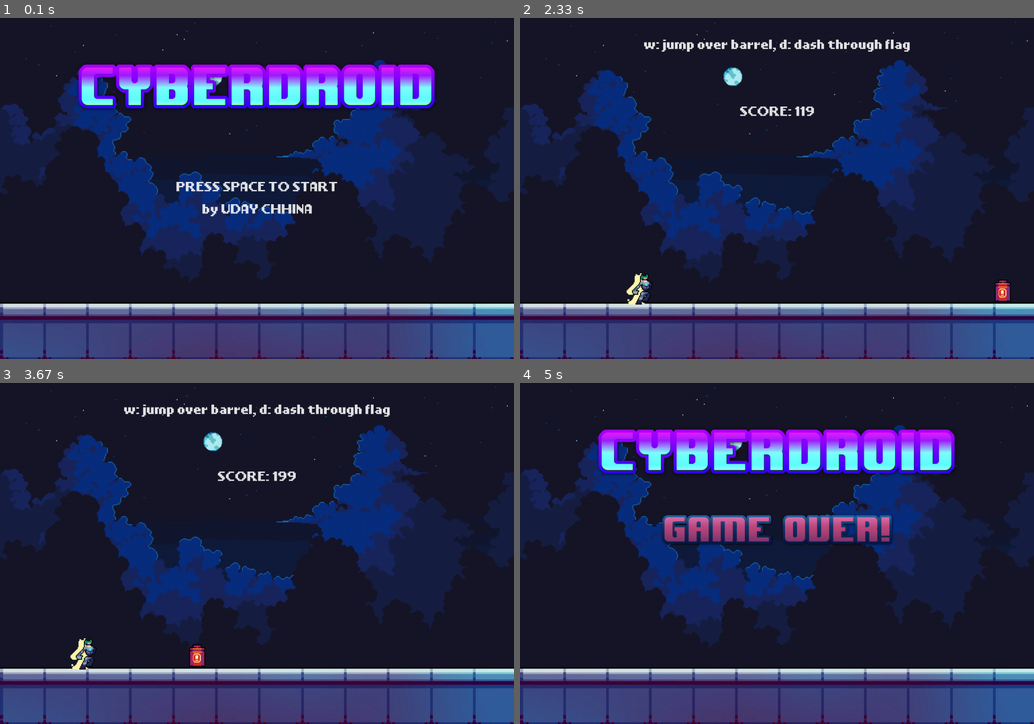
Above: before the commit, frames 1-4 (two rows, left to right).
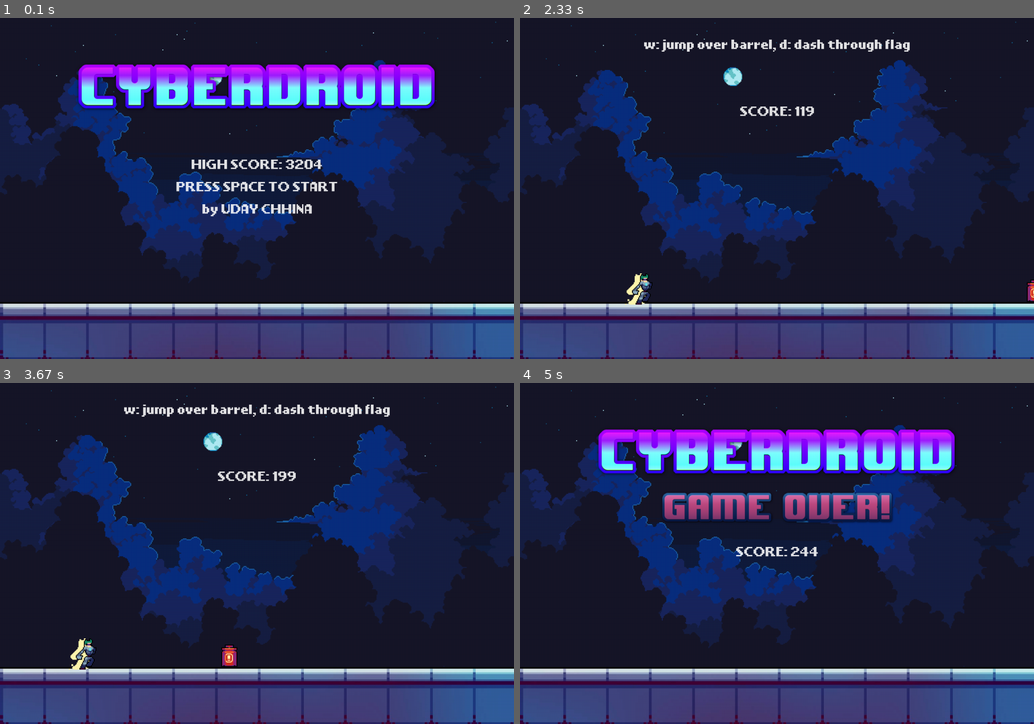
Above: after the commit, the same moments.

Repository: udaychhina/pygame_project
Game: pygame game, started from cyberpunk.py
The game is run twice, just before and just after one commit, with the same random seed, the same clock (stepped at 60 frames per second) and the same inputs.
Inputs:
- Up to frame 1 (0.1 s): no input
- Up to frame 2 (2.33 s): tap Space at 0.33, 0.73, 1.03, 1.23, 1.53, 1.9, 2.2 s; hold W 0.67-1.13 s; hold D 1.17-1.8 s; hold D 1.83-2.3 s
- Up to frame 3 (3.67 s): hold W 2.33-2.63 s; tap Space at 2.4, 2.73, 3.03, 3.23, 3.63 s; hold D 2.67-3.13 s; hold W 3.17-3.53 s; hold D from 3.57 s (still down)
- Up to frame 4 (5 s): tap Space at 3.93 s; release D at 4.2 s

The runs differ from the first frame. In frame 1, 0.4% of the frame differs, in the area x 37-63%, y 41-45%; in frame 2, 0.3%; in frame 3, 0.4%; in frame 4, 6.1%, in the area x 27-73%, y 32-51%.

Commit message:
added basic flask integration, and score keeping system

Diff:
--- /dev/null
+++ b/app.py
@@ -0,0 +1,16 @@
+import flask
+from components import score
+
+app = flask.Flask(__name__)
+
+
+@app.route("/")
+def index():
+    score_data = score.Score()
+    score_data.load_score()
+
+    return flask.render_template("index.html", score_data=score_data)
+
+
+if __name__ == "__main__":
+    app.run(debug=True)
--- /dev/null
+++ b/components/money.py
@@ -0,0 +1,20 @@
+import pygame
+from random import randint
+from .util import GROUND, SCREEN_SIZE
+
+
+class Money(pygame.sprite.Sprite):
+    def __init__(self):
+        super().__init__()
+        money = pygame.image.load(
+            'graphics/obstacles/money.png').convert_alpha()
+        money = pygame.transform.scale(
+            money, (money.get_width()*1.3, money.get_height()*1.6))
+        self.image = money
+        self.rect = self.image.get_rect(
+            midbottom=(randint(SCREEN_SIZE[0]+100, SCREEN_SIZE[0] + 350), GROUND - 50))
+
+    def update(self):
+        self.rect.x -= 7
+        if self.rect.right < 0:
+            self.kill()
--- /dev/null
+++ b/components/score.json
@@ -0,0 +1 @@
+{"latest": 3204, "highest": 3204, "scores": {"2022-12-04 15:00:55": 1481, "2022-12-04 15:01:58": 311, "2022-12-04 15:02:41": 216, "2022-12-04 15:03:45": 2764, "2022-12-04 15:12:59": 3204}}
--- /dev/null
+++ b/components/score.py
@@ -0,0 +1,31 @@
+import json
+import datetime
+
+
+class Score:
+    def __init__(self):
+        self.scores = {}
+        self.load_score()
+        self.highest = self.scores["highest"]
+
+
+    def save_score(self):
+        with open('components/score.json', 'w') as f:
+            json.dump(self.scores, f)
+
+    def load_score(self):
+        with open('components/score.json', 'r') as f:
+            self.scores = json.load(f)
+
+    def update(self, points):
+        self.scores["latest"] = points
+        self.scores["scores"].update({datetime.datetime.now().strftime("%Y-%m-%d %H:%M:%S"): points})
+        if self.scores["latest"] > self.scores["highest"]:
+            self.scores["highest"] = self.scores["latest"]
+        self.save_score()
+
+    def __str__(self):
+        return f'{self.scores["latest"]}'
+
+    def __add__(self, point):
+        return self.update(point)
--- a/components/text.py
+++ /dev/null
@@ -1,20 +0,0 @@
-import pygame
-
-pygame.font.init()
-
-
-def render_text(text, size, color=(0, 0, 0)):
-    """Returns a surface with rendered text"""
-    font = pygame.font.Font("graphics/font/LLPIXEL3.ttf", size)
-    return font.render(text, True, color)
-
-
-def center_text(text_surface, surface):
-    """Centers text_surface in surface"""
-    text_rect = text_surface.get_rect()
-    text_size = text_rect.width, text_rect.height
-
-    surface_rect = surface.get_rect()
-    pos_x = (surface_rect.width - text_size[0]) / 2
-    pos_y = (surface_rect.height - text_size[1]) / 2
-    surface.blit(text_surface, (pos_x, pos_y))
--- a/components/text_box.py
+++ /dev/null
@@ -1,40 +0,0 @@
-import pygame
-from .text import render_text, center_text
-
-pygame.font.init()
-
-
-class TextBox(pygame.sprite.Sprite):
-    """
-    Text box class:
-    - size is a tuple (dimensions of the box)
-    - text_size is the size of the text (default = 24)
-    - color is the color of the text (default = black)
-    - bgcolor is the background color of the box (default = white)
-    """
-
-    def __init__(
-        self, size, text="", text_size=24, color=(0, 0, 0), bgcolor=(255, 255, 255)
-    ):
-        super().__init__()
-        self.text = text
-        self.text_size = text_size
-        self.color = color
-        self.bgcolor = bgcolor
-        self.image = pygame.Surface(size)
-        self.draw()
-        self.rect = self.image.get_rect()
-
-    def draw(self):
-        """Renders and centers the text"""
-        self.image.fill(self.bgcolor)
-        text_surface = render_text(self.text, self.text_size, self.color)
-        center_text(text_surface, self.image)
-
-    @property
-    def text(self):
-        return self._text
-
-    @text.setter
-    def text(self, value):
-        self._text = str(value)
--- a/screens/base_screen.py
+++ b/screens/base_screen.py
@@ -1,4 +1,5 @@
 import pygame
+from components.score import Score
 
 
 class BaseScreen:
@@ -9,6 +10,7 @@
         self.window = window
         # By default, there is no next screen (= game quits)
         self.next_screen = False
+        self.score = Score()
 
     def run(self):
         """
--- a/screens/game.py
+++ b/screens/game.py
@@ -5,7 +5,7 @@
 from components.player import Player
 from components.barrel import Barrel
 from components.flag import Flag
-from components.text_box import TextBox
+from components.money import Money
 
 from components.util import obstacle_timer
 
@@ -23,10 +23,9 @@
 
         # Objects sprite group
         self.objects = pygame.sprite.Group()
-
         self.start_time = pygame.time.get_ticks()
 
-        self.score = 0
+        self.points = 0
 
     def draw(self):
         # Draw background
@@ -48,7 +47,7 @@
         self.controls.get_rect(center=(SCREEN_SIZE[0]/2, 50))
 
         self.score_text = self.font.render(
-            f"SCORE: {self.score}", True, (255, 255, 255))
+            f"SCORE: {self.points}", True, (255, 255, 255))
         self.score_text.get_rect(center=(self.window.get_width() / 2, 200))
 
         self.window.blit(self.controls, (SCREEN_SIZE[0]/2 - self.controls.get_width()/2, 50))
@@ -62,19 +61,24 @@
         self.character.update()
         self.objects.update()
 
-        self.score += 1
+        self.points += 1
 
         if pygame.sprite.spritecollide(self.character.sprite, self.objects, False):
             if self.character.sprite.dash_state == True and self.objects.sprites()[0].__class__.__name__ == "Flag":
                 destroy = self.objects.sprites()
                 destroy[0].kill()
-                print(destroy[0].__class__.__name__)
             elif self.character.sprite.dash_state == True and self.objects.sprites()[0].__class__.__name__ == "Barrel":
                 self.character.sprite.kill()
                 self.running = False
                 self.next_screen = "game_over"
+            elif self.objects.sprites()[0].__class__.__name__ == "Money":
+                self.points += 100
+                destroy = self.objects.sprites()
+                destroy[0].kill()
             else:
                 self.character.sprite.kill()
+                self.score.update(self.points)
+                self.score.save_score()
                 self.running = False
                 self.next_screen = "game_over"
 
@@ -89,4 +93,5 @@
 
         if event.type == obstacle_timer:
             self.objects.add(random.choice(
-                [Barrel(), Barrel(), Barrel(), Flag()]))
+                [Barrel(), Barrel(), Barrel(), Flag(),
+                Barrel(), Barrel(), Barrel(), Flag(), Money()]))
--- a/screens/game_over.py
+++ b/screens/game_over.py
@@ -1,7 +1,8 @@
 import pygame
 from .base_screen import BaseScreen
-from components.text_box import TextBox
 from components.util import SCREEN_SIZE
+
+pygame.font.init()
 
 
 class GameOverScreen(BaseScreen):
@@ -15,10 +16,15 @@
         self.logo = pygame.image.load("graphics/logo.png").convert_alpha()
         self.game_over = pygame.image.load("graphics/gameover.png").convert_alpha()
 
+        self.font = pygame.font.Font("graphics/font/LLPIXEL3.ttf", 30)
+        self.score_text = self.font.render("SCORE: " + str(self.score), True, (255, 255, 255))
+        self.score_text.get_rect(center=(SCREEN_SIZE[0]/2, SCREEN_SIZE[1]/2 + 200))
+
     def draw(self):
         self.window.blit(self.sky, (0, 0))
         self.window.blit(self.logo, (SCREEN_SIZE[0]/2 - self.logo.get_width()/2, 100))
-        self.window.blit(self.game_over, (SCREEN_SIZE[0]/2 - self.game_over.get_width()/2, 300))
+        self.window.blit(self.game_over, (SCREEN_SIZE[0]/2 - self.game_over.get_width()/2, 250))
+        self.window.blit(self.score_text, (SCREEN_SIZE[0]/2 - self.score_text.get_width()/2, SCREEN_SIZE[1]/2 - self.score_text.get_height()/2))
         self.window.blit(self.ground, (0, self.sky.get_height()))
 
     def update(self):
--- a/screens/welcome.py
+++ b/screens/welcome.py
@@ -1,6 +1,5 @@
 import pygame
 from .base_screen import BaseScreen
-from components.text_box import TextBox
 from components.util import SCREEN_SIZE
 
 pygame.font.init()
@@ -12,8 +11,10 @@
         self.font = pygame.font.Font("graphics/font/LLPIXEL3.ttf", 30)
         self.start_info = self.font.render("PRESS SPACE TO START", True, (255, 255, 255))
         self.credit_info = self.font.render("by UDAY CHHINA", True, (255, 255, 255))
+        self.high_score = self.font.render("HIGH SCORE: " + str(self.score.scores["highest"]), True, (255, 255, 255))
         self.start_info.get_rect(center=(SCREEN_SIZE[0]/2, SCREEN_SIZE[1]/2 + 200))
         self.credit_info.get_rect(center=(SCREEN_SIZE[0]/2, SCREEN_SIZE[1]/2 + 250))
+        self.high_score.get_rect(center=(SCREEN_SIZE[0]/2, SCREEN_SIZE[1]/2 + 150))
 
         # Images
         self.sky = pygame.image.load("graphics/sky/sky.png").convert_alpha()
@@ -28,6 +29,7 @@
         self.window.blit(self.sky, (0, 0))
         self.window.blit(self.logo, (SCREEN_SIZE[0]/2 - self.logo.get_width()/2, 100))
         self.window.blit(self.ground, (0, self.sky.get_height()))
+        self.window.blit(self.high_score, (SCREEN_SIZE[0]/2 - self.high_score.get_width()/2, SCREEN_SIZE[1]/2 - self.high_score.get_height()/2 - 50))
         self.window.blit(self.start_info, (SCREEN_SIZE[0]/2 - self.start_info.get_width()/2, SCREEN_SIZE[1]/2 - self.start_info.get_height()/2))
         self.window.blit(self.credit_info, (SCREEN_SIZE[0]/2 - self.credit_info.get_width()/2, SCREEN_SIZE[1]/2 - self.credit_info.get_height()/2+ 50) )
 
Binary file added: graphics/obstacles/money.png
Not shown, added: templates/index.html
